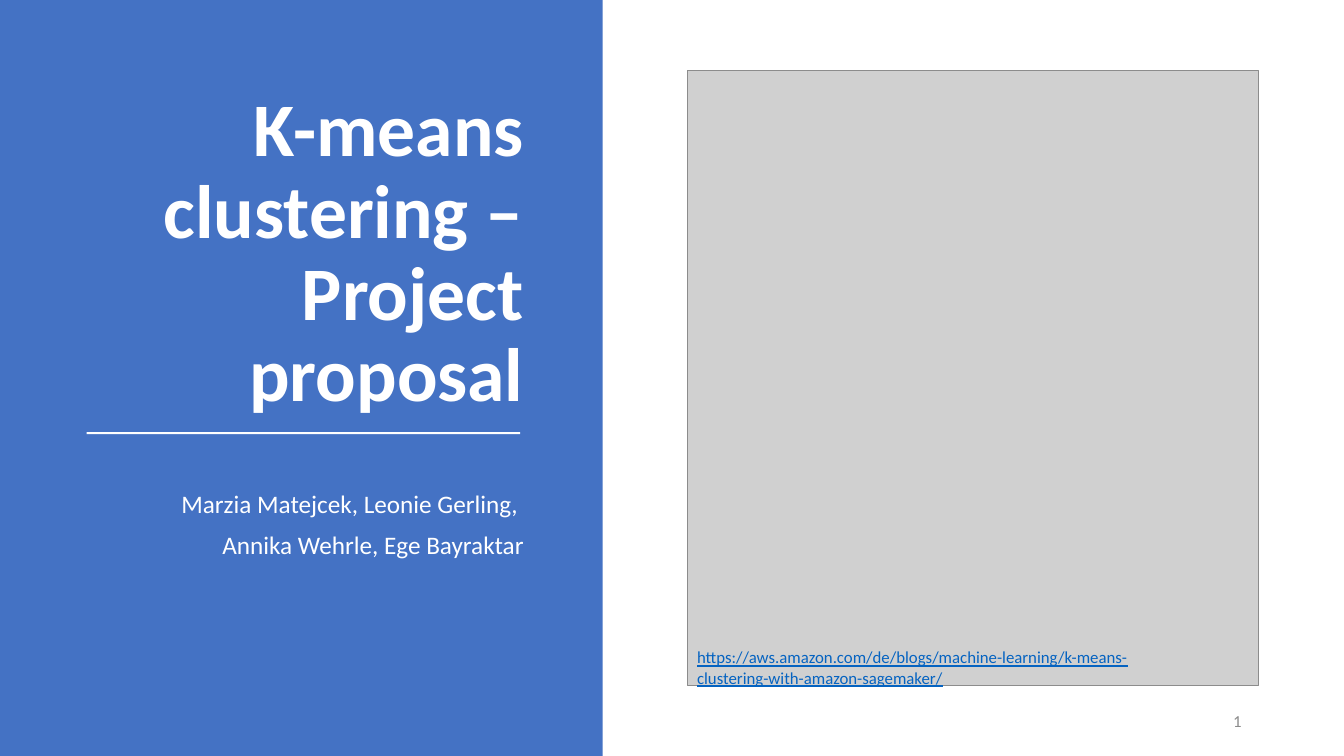
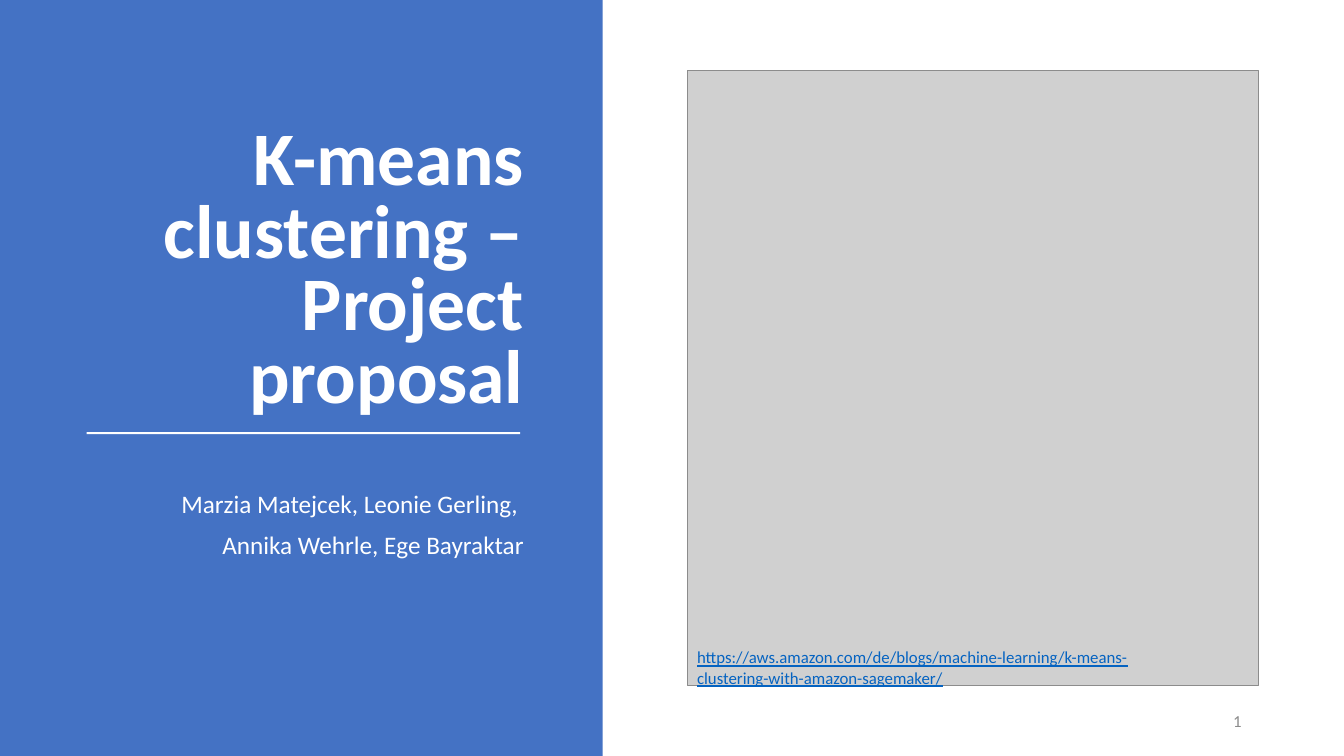
Before and after one commit to datascience-mobi/group-01-project-4-1, a slide deck: slide 1 of K-means clustering.pptx. Drawn at 1344x756 pixels with LibreOffice and Linux fonts; fonts in the diff are those of the drawing; grey boxes stand for pictures. Boxes give left, top, right and bottom in pixels: in the first picture for what was removed or moved away, otherwise in the second. Text is boxed around its words. In the diff, an @@ line names an element or a change of style, - is before the commit and + after.

Commit message:
Update K-means clustering.pptx
überschriften müssten jetzt alle einheitlich sein :D und die schrift hab ich überall auch angepasst

```diff
--- a/K-means clustering.pptx
+++ b/K-means clustering.pptx
@@ text "K-means clustering – Project proposal" at [164, 136, 524, 415]: line spacing 0.9 to 0.8 @@
```
Also in this commit, not shown: 5 other slides changed.
